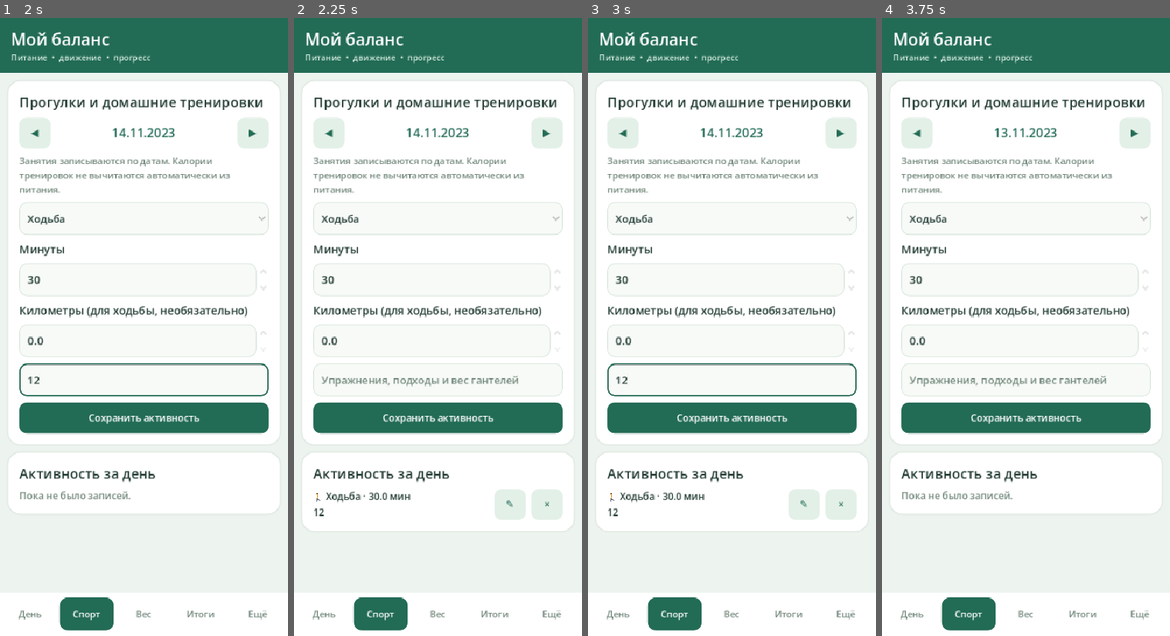
Above: before the commit, frames 1-4 (left to right).
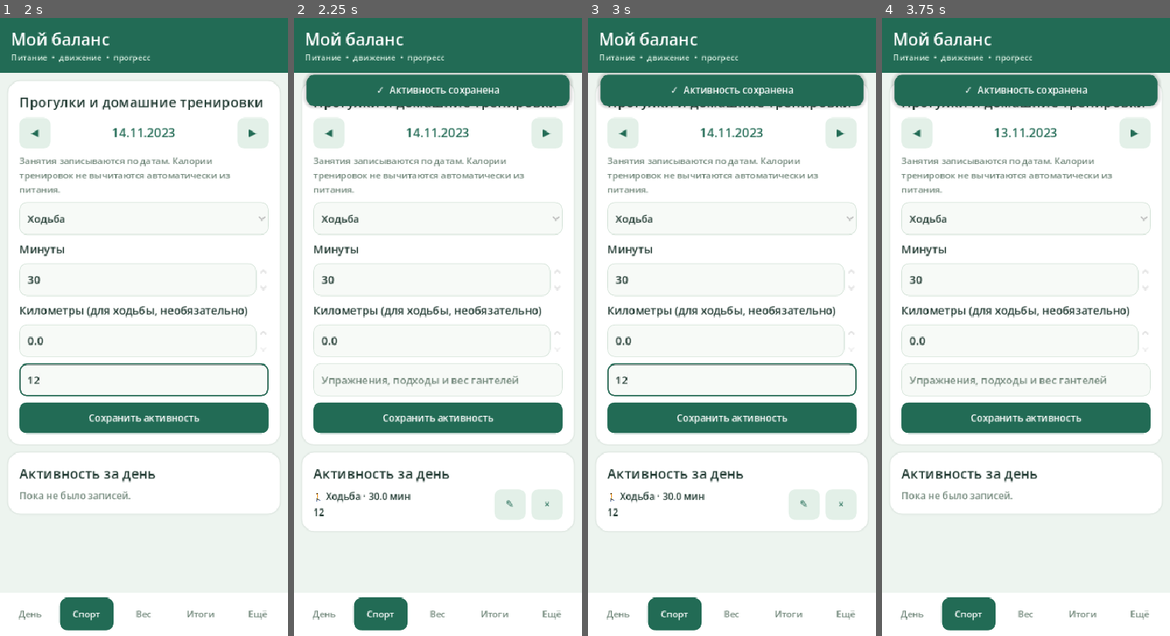
Above: after the commit, the same moments.

Repository: Domenklay/My_balance
Game: Godot game, scene res://main.tscn
Same seed, same stepped clock (60 frames per second), same inputs: the game is played once before the commit and once after it.
Inputs (mouse positions are in pixels of both pictures, inside the frame that each line leads up to):
- Up to frame 1 (2 s): click "+ Спорт" at 0.5 s; click (144, 382) at 1.27 s; type "12" at 1.35 s
- Up to frame 2 (2.25 s): click "Сохранить активность" at 2 s
- Up to frame 3 (3 s): click (732, 382) at 2.77 s; type "12" at 2.85 s
- Up to frame 4 (3.75 s): click "◀" at 3.5 s

Frame 1 is identical in both runs. In frame 2, 5.1% of the frame differs, in the area x 3-97%, y 8-15%; in frame 3, 5.1%; in frame 4, 5.1%.

Commit message:
v0.5.11 nonblocking confirmation of saved meals, weight, activity, settings, products and backup

Diff:
--- a/godot/src/main.gd
+++ b/godot/src/main.gd
@@ -617,8 +617,8 @@
     _metric_tile(activity_stats, str(exercise) + " мин", "Тренировки")
     var shortcuts = _row(overview)
     _button(shortcuts, "+ Еда", func(): _jump_to_food())
-    _button(shortcuts, "+ Спорт", func(): tab = "activity"; _render(), true)
-    _button(shortcuts, "+ Вес", func(): tab = "weight"; _render(), true)
+    _button(shortcuts, "+ Спорт", func(): _navigate_to_tab("activity"), true)
+    _button(shortcuts, "+ Вес", func(): _navigate_to_tab("weight"), true)
 
     var add = _card("Добавить еду")
     food_entry_card = add
@@ -662,6 +662,7 @@
             _button(r, "×", func(): _confirm_delete("Удалить запись питания?", func():
                 if store.delete_saved_record("entries", entry):
                     _render()
+                    _notify_saved("Запись питания удалена")
                 else:
                     _message("Не удалось удалить запись питания.")
             ), true)
@@ -683,6 +684,7 @@
             _button(rr, "+", func():
                 if store.repeat_entry(old, date):
                     _render()
+                    _notify_saved("Блюдо повторено")
                 else:
                     _message("Не удалось повторить запись. Проверь сохранение.")
             )
@@ -717,6 +719,7 @@
 func _barcode_add_success() -> void:
     tab = "day"
     _render()
+    _notify_saved("Порция добавлена в дневник")
     call_deferred("_jump_to_diary")
 
 func _barcode_message(value: String) -> void:
@@ -946,7 +949,7 @@
             var root_control: Control = sheet["root"]
             root_control.queue_free()
             _render()
-            _message("Продукт сохранён в локальном каталоге.")
+            _notify_saved("Продукт сохранён в каталоге")
 
     var save_only = _button(fields, "Сохранить без записи в дневник", func(): commit_record.call(false), true)
     save_only.custom_minimum_size.y = 43
@@ -962,7 +965,7 @@
         return
     if store.update_catalog_json(body.get_string_from_utf8()):
         _render()
-        _message("Каталог обновлён: " + str(store.bundled_foods.size()) + " товаров.")
+        _notify_saved("Каталог обновлён: " + str(store.bundled_foods.size()) + " товаров")
     else:
         _message("Недостоверный или повреждённый каталог. Старые данные сохранены.")
 
@@ -1041,6 +1044,7 @@
         var f: Dictionary = filtered[picker.selected]
         if store.add_food_entry(f, grams.value, meal.get_item_text(meal.selected), date):
             _render()
+            _notify_saved("Продукт добавлен в дневник")
         else:
             _message("Ошибка сохранения. Запись не добавлена; проверь свободное место.")
     )
@@ -1144,6 +1148,7 @@
         var root_control: Control = sheet["root"]
         root_control.queue_free()
         _render()
+        _notify_saved("Запись питания изменена")
     )
 
 func _show_activity() -> void:
@@ -1165,6 +1170,7 @@
         store.data["activities"].append(activity)
         if store.save():
             _render()
+            _notify_saved("Активность сохранена")
         else:
             store.data["activities"].erase(activity)
             _message("Не удалось сохранить активность. Проверь память устройства.")
@@ -1187,6 +1193,7 @@
         _button(r, "×", func(): _confirm_delete("Удалить активность?", func():
             if store.delete_saved_record("activities", a):
                 _render()
+                _notify_saved("Активность удалена")
             else:
                 _message("Не удалось удалить активность.")
         ), true)
@@ -1219,6 +1226,7 @@
         if store.save():
             dialog.queue_free()
             _render()
+            _notify_saved("Активность изменена")
         else:
             activity.clear()
             activity.merge(previous_activity, true)
@@ -1243,6 +1251,7 @@
         store.data["weights"].append({"id": "w" + date, "date": date, "value": value.value})
         if store.save():
             _render()
+            _notify_saved("Вес записан")
         else:
             store.data["weights"] = previous_weights
             _message("Не удалось сохранить вес. Предыдущие данные восстановлены.")
@@ -1261,6 +1270,7 @@
         _button(r, "×", func(): _confirm_delete("Удалить запись веса?", func():
             if store.delete_saved_record("weights", w):
                 _render()
+                _notify_saved("Запись веса удалена")
             else:
                 _message("Не удалось удалить запись веса.")
         ), true)
@@ -1330,6 +1340,7 @@
         store.data["settings"] = {"kcal": kcal.value, "start": start.value, "goal": goal.value}
         if store.save():
             _render()
+            _notify_saved("Настройки сохранены")
         else:
             store.data["settings"] = previous_settings
             _message("Не удалось сохранить настройки. Прежние значения оставлены.")
@@ -1354,8 +1365,8 @@
         if store.import_json(text):
             date = Time.get_date_string_from_system()
             month_shown = date.substr(0, 7)
-            _message("Данные восстановлены")
             _render()
+            _notify_saved("Дневник восстановлен")
         else:
             _message("Неверная резервная копия JSON.")
     )
@@ -1398,6 +1409,7 @@
                 _message("Не удалось сохранить продукт. Проверь введённые КБЖУ и место на устройстве.")
                 return
         _render()
+        _notify_saved("Продукт сохранён")
     )
     var custom_foods: Array = store.data["foods"].filter(func(item): return item is Dictionary)
     if not custom_foods.is_empty():
@@ -1415,8 +1427,8 @@
                 _message("Штрихкод должен содержать 8–14 цифр.")
                 return
             if store.link_barcode_to_food(str(item.get("id", "")), link_code.text.strip_edges()):
-                _message("Штрихкод сохранён. Теперь товар можно находить сканером без интернета.")
                 _render()
+                _notify_saved("Штрихкод привязан к продукту")
             else:
                 _message("Не удалось привязать код. Возможно, он уже принадлежит другому продукту.")
         , true)
@@ -1433,6 +1445,7 @@
                 _confirm_delete("Удалить свой продукт «" + str(food.get("name", "")) + "» из каталога? История питания останется.", func():
                     if store.delete_custom_food(str(food.get("id", ""))):
                         _render()
+                        _notify_saved("Продукт удалён")
                     else:
                         _message("Не удалось удалить продукт.")
                 )
@@ -1468,6 +1481,7 @@
             var root_control: Control = sheet["root"]
             root_control.queue_free()
             _render()
+            _notify_saved("Продукт обновлён")
         else:
             _sheet_error(sheet, "Проверь название, штрихкод и пищевую ценность.")
     )
@@ -1501,7 +1515,7 @@
     var status = file.get_error()
     file.close()
     if status == OK:
-        _message("Резервная копия сохранена. Храни её вне приложения.")
+        _notify_saved("Резервная копия сохранена")
     else:
         _message("Ошибка записи резервной копии: " + str(status))
 
@@ -1525,7 +1539,7 @@
             date = Time.get_date_string_from_system()
             month_shown = date.substr(0, 7)
             _render()
-            _message("Дневник восстановлен из JSON.")
+            _notify_saved("Дневник восстановлен из JSON")
         else:
             _message("Файл повреждён или несовместим.")
         confirmation.queue_free()
